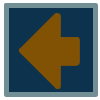
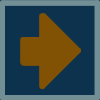
Layered file, before and after one edit (w=100, h=100). Changes by layer:
painted on "border" over box(0, 0, 100, 100)
hid "left_arrow" over box(19, 13, 80, 89)
showed "right_arrow" over box(20, 13, 81, 89)
painted on "background" over box(0, 0, 100, 100)
